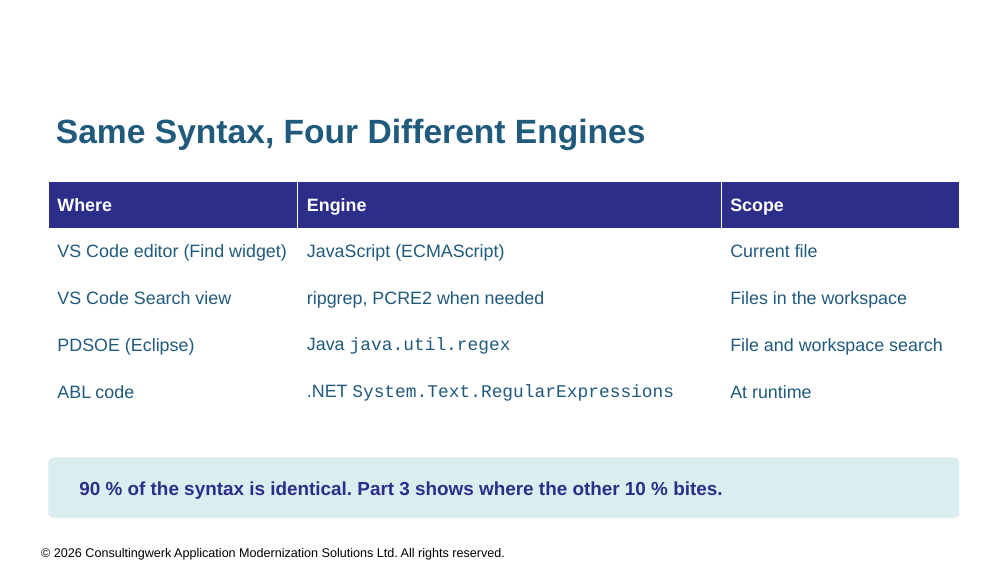
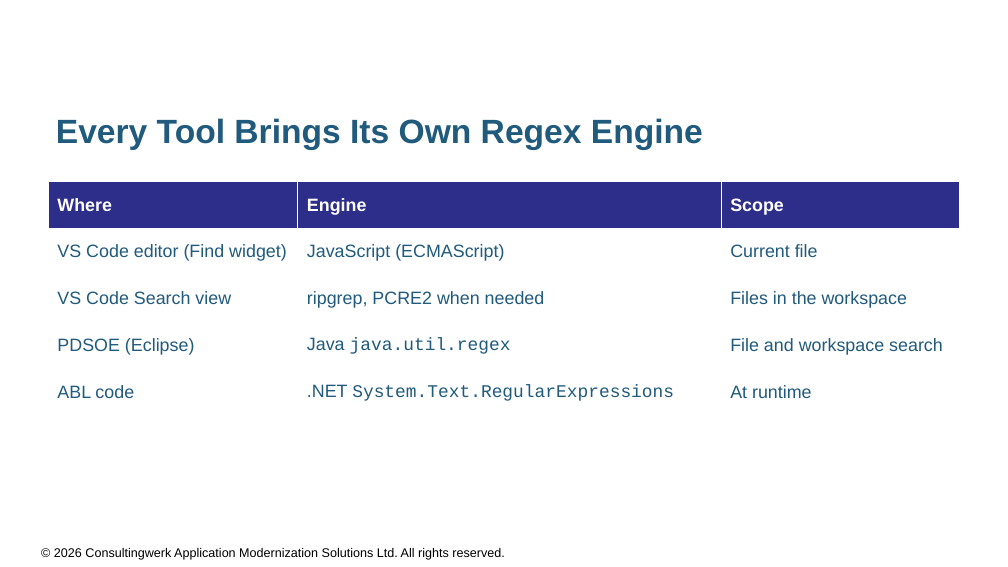
Before and after one commit to consultingwerk/ABL-RegEx-Samples, a slide deck: slide 7 of slides/Regular Expressions for ABL Developers.pptx (slide 5 before the commit). Drawn at 1008x567 pixels with LibreOffice and Linux fonts; fonts in the diff are those of the drawing; background and template pictures are left out. Boxes give left, top, right and bottom in pixels: in the first picture for what was removed or moved away, otherwise in the second. Text is boxed around its words. In the diff, an @@ line names an element or a change of style, - is before the commit and + after.

```diff
--- a/slides/Regular Expressions for ABL Developers.pptx
+++ b/slides/Regular Expressions for ABL Developers.pptx
@@ title at bbox=[56, 118, 703, 150]: text changed @@
-Same Syntax, Four Different Engines
+Every Tool Brings Its Own Regex Engine
@@ rounded rectangle removed at bbox=[48, 457, 960, 518] @@
@@ text removed at bbox=[79, 481, 722, 499] @@
-90 % of the syntax is identical. Part 3 shows where the other 10 % bites.
```
Also in this commit, not shown: 8 other slides changed, 3 slides added, 7 other files.
